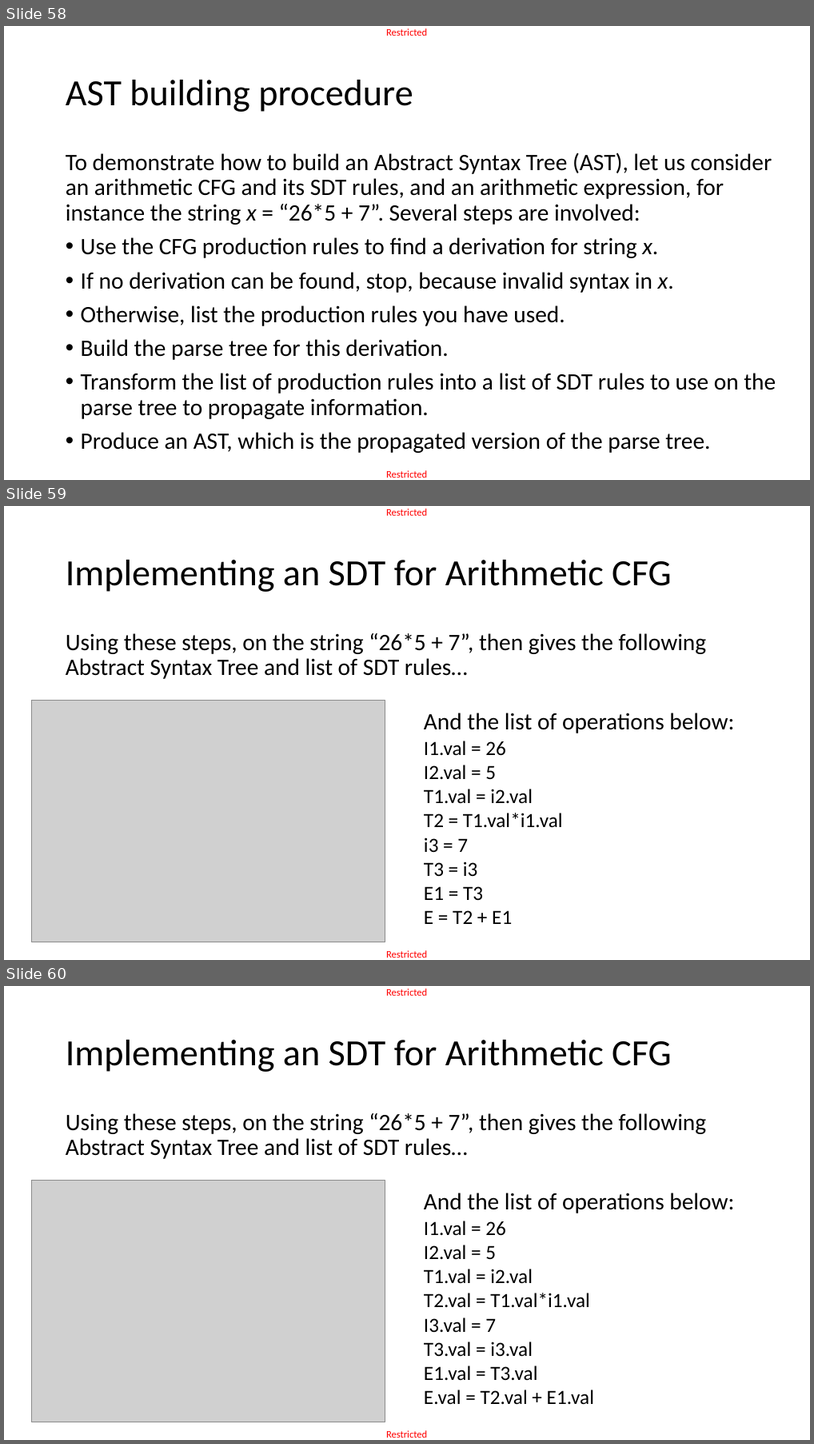
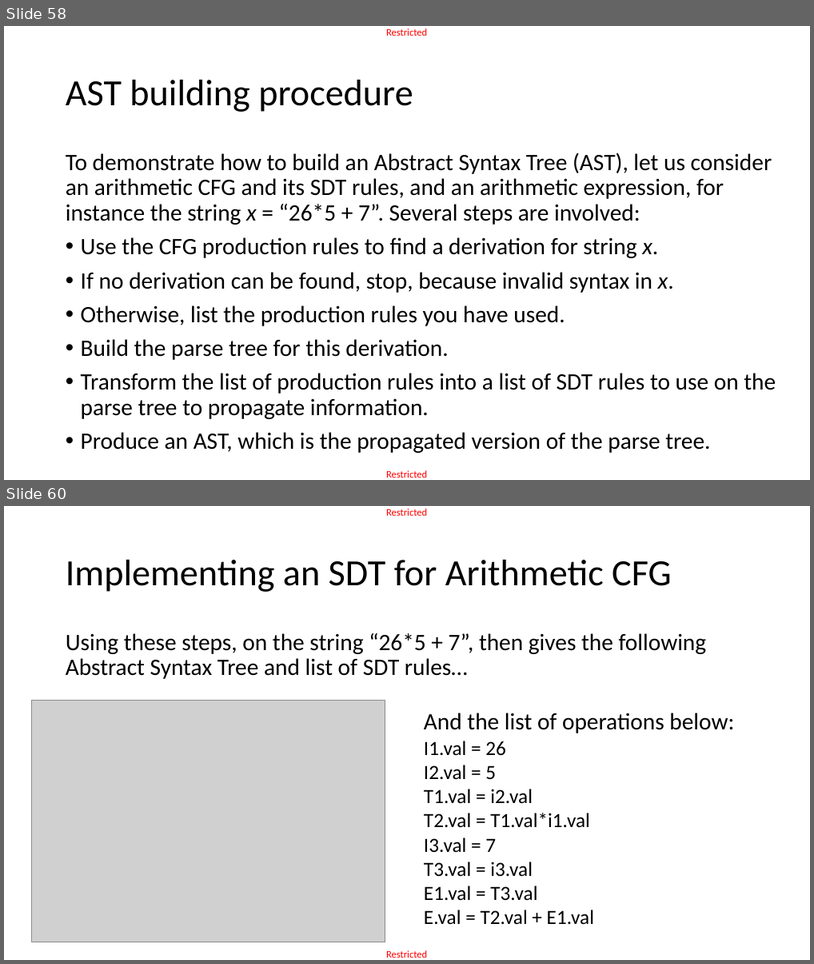
Before and after one commit to matthieudemari/SUTD_PLC_50_051, a slide deck: W10/W10S3/W10S3.pptx. Shown one above the other, each under a label of ours: slides 58, 59 and 60 before the commit, slides 58 and 60 after it; the slides between them are not shown. The pictures are 814x1444 and 814x964 pixels, drawn with LibreOffice and Linux fonts; fonts in the diff are those of the drawing; grey boxes stand for pictures. Boxes give left, top, right and bottom in pixels: in the first picture for what was removed or moved away, otherwise in the second. Text is boxed around its words. In the diff, an @@ line names an element or a change of style, - is before the commit and + after.

```diff
--- a/W10/W10S3/W10S3.pptx
+++ b/W10/W10S3/W10S3.pptx
@@ slide 59 removed at [4, 506, 810, 960], background #FFFFFF; not listed: 2 template elements that a slide beside it also shows @@
@@ title removed at [66, 560, 672, 592] @@
-Implementing an SDT for Arithmetic CFG
@@ text removed at [66, 633, 707, 679] @@
-Using these steps, on the string “26*5 + 7”, then gives the following Abstract Syntax Tree and list of SDT rules…
@@ picture removed at [31, 700, 385, 941] @@
@@ text removed at [424, 712, 734, 924] @@
-And the list of operations below:
-I1.val = 26
-I2.val = 5
-T1.val = i2.val
-T2 = T1.val*i1.val
-i3 = 7
-T3 = i3
-E1 = T3
-E = T2 + E1
```
Also in this commit, not shown: 5 slides changed, 1 slide added, 14 other files.
